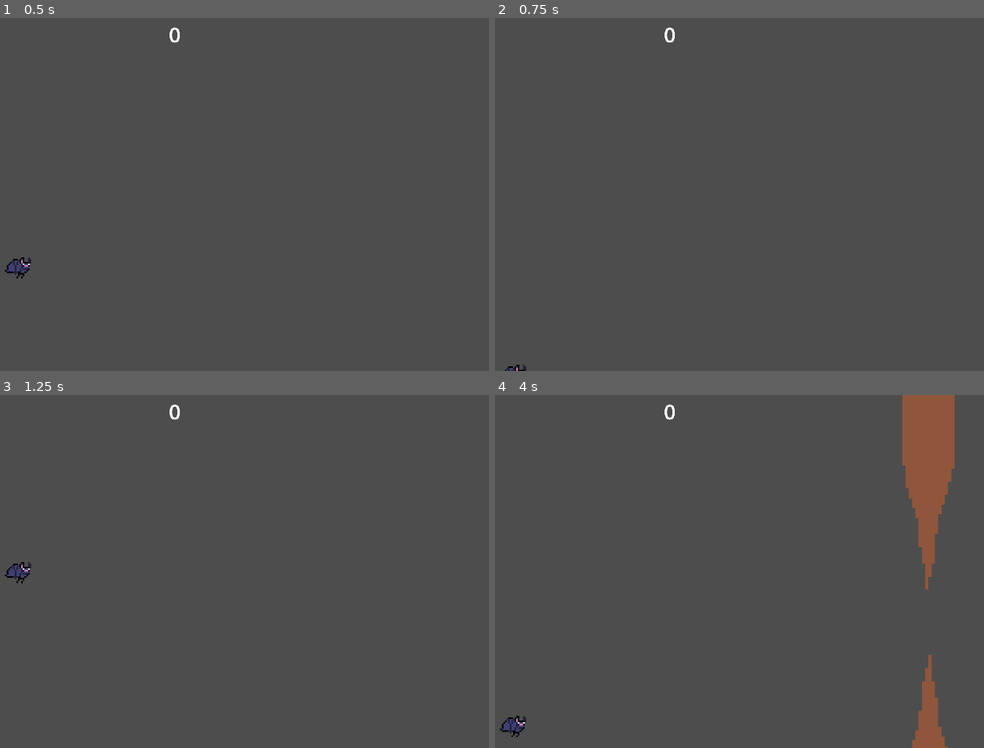
Above: before the commit, frames 1-4 (two rows, left to right).
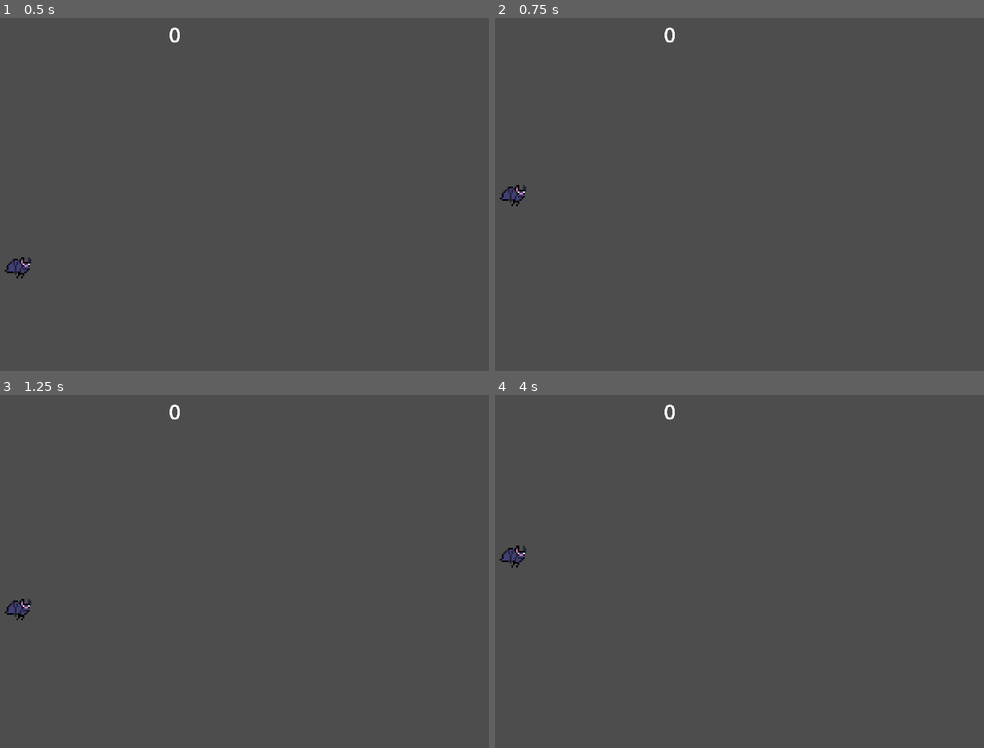
Above: after the commit, the same moments.

Repository: kirjahri/flappy-bat
Game: Godot game, scene res://scenes/main.tscn
The game is run twice, just before and just after one commit, with the same random seed, the same clock (stepped at 60 frames per second) and the same inputs.
Inputs (mouse positions are in pixels of both pictures, inside the frame that each line leads up to):
- Up to frame 1 (0.5 s): no input
- Up to frame 2 (0.75 s): move the mouse to (807, 176) at 0.52 s; hold Right mouse button (dive) from 0.53 s (still down)
- Up to frame 3 (1.25 s): keep holding Right mouse button (dive); click (312, 553) at 0.77 s
- Up to frame 4 (4 s): move the mouse to (543, 589) at 1.27 s; release Right mouse button (dive) at 1.28 s; right-click (543, 589) at 1.35 s; click (543, 589) at 1.52 s; move the mouse to (734, 493) at 2.02 s; hold Right mouse button (dive) 2.03-2.78 s; move the mouse to (636, 642) at 2.77 s; right-click (636, 642) at 2.85 s; click (636, 642) at 3.02 s; move the mouse to (856, 624) at 3.52 s; hold Right mouse button (dive) from 3.53 s (still down); click (856, 624) at 3.77 s

Frame 1 is identical in both runs. In frame 2, 0.2% of the frame differs, in the area x 0-7%, y 47-100%; in frame 3, 0.4%; in frame 4, 5.1%, in the area x 0-95%, y 0-100%.

Commit message:
fix: prevent the player from going to high or low

Diff:
--- a/scenes/main.tscn
+++ b/scenes/main.tscn
@@ -11,6 +11,9 @@
 normal = Vector2(1, 0)
 
 [sub_resource type="WorldBoundaryShape2D" id="WorldBoundaryShape2D_tbgi4"]
+
+[sub_resource type="WorldBoundaryShape2D" id="WorldBoundaryShape2D_tefeu"]
+normal = Vector2(0, 1)
 
 [node name="Main" type="Node" node_paths=PackedStringArray("destroy_area", "timer", "gui")]
 script = ExtResource("1_0wfyh")
@@ -39,8 +42,13 @@
 [node name="KillZone" parent="." instance=ExtResource("4_jyhfs")]
 
 [node name="CollisionShape2D" type="CollisionShape2D" parent="KillZone"]
-position = Vector2(0, 1280)
+position = Vector2(0, 1080)
 shape = SubResource("WorldBoundaryShape2D_tbgi4")
+
+[node name="KillZone2" parent="." instance=ExtResource("4_jyhfs")]
+
+[node name="CollisionShape2D" type="CollisionShape2D" parent="KillZone2"]
+shape = SubResource("WorldBoundaryShape2D_tefeu")
 
 [node name="CanvasLayer" type="CanvasLayer" parent="."]
 
Not shown: 1 places in scenes/main.tscn that only renumber resources
